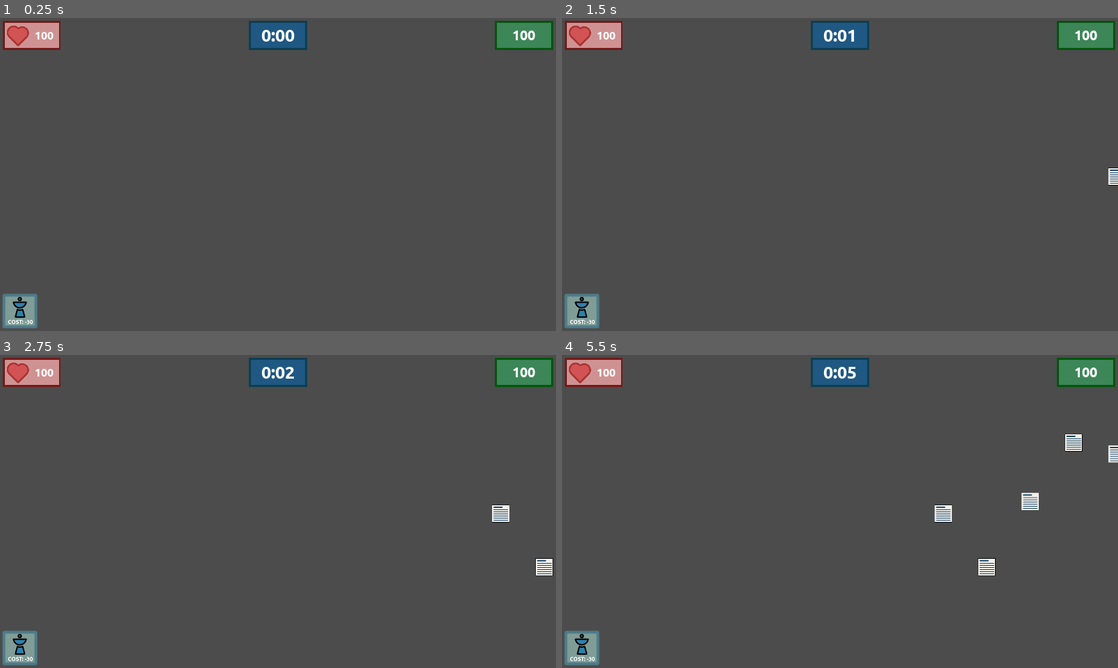
Above: before the commit, frames 1-4 (two rows, left to right).
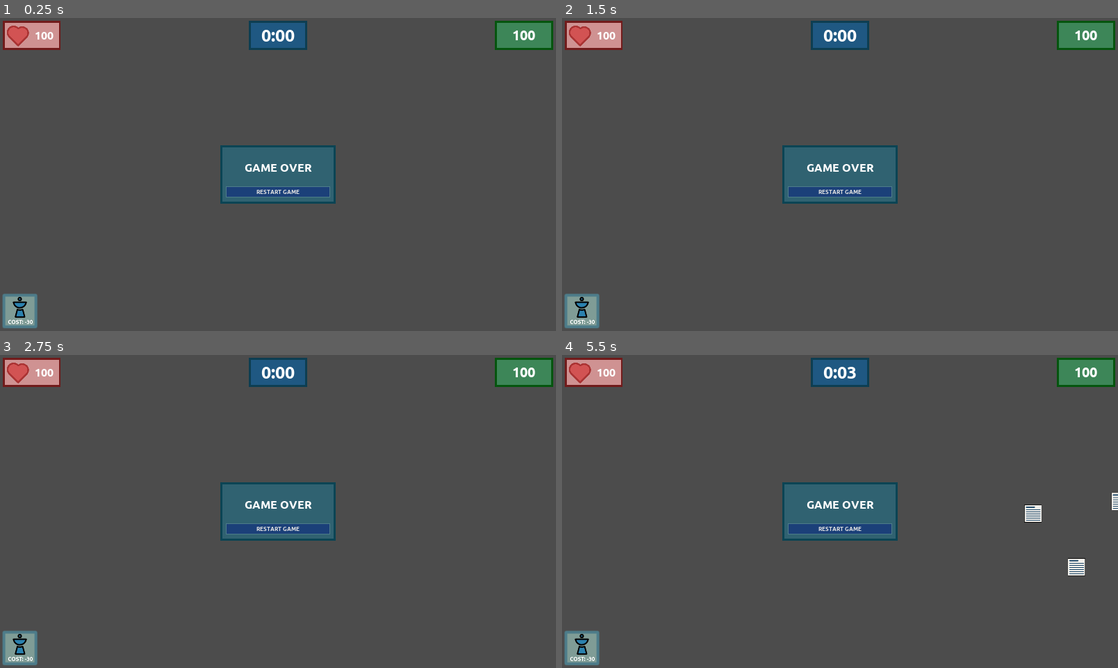
Above: after the commit, the same moments.

Repository: moisesjbc/info-harvest
Game: Godot game, scene res://gameplay/main/main.tscn
Two runs of this game, one before a commit and one after it. Both use one fixed random seed, a clock stepped at 60 frames per second and the inputs below.
Inputs (mouse positions are in pixels of both pictures, inside the frame that each line leads up to):
- Up to frame 1 (0.25 s): no input
- Up to frame 2 (1.5 s): click (840, 193) at 0.5 s, where only the run after the commit has a clickable "RESTART GAME"; click (840, 193) at 1.25 s, where only the run after the commit has a clickable "RESTART GAME"
- Up to frame 3 (2.75 s): click (278, 530) at 2 s, where only the run after the commit has a clickable "RESTART GAME"
- Up to frame 4 (5.5 s): click "COST: -30" at 2.75 s; click "COST: -30" at 3.5 s; click "COST: -30" at 4.25 s; move the mouse to (962, 495) at 5.02 s; click (962, 495) at 5.17 s

The runs differ from the first frame. In frame 1, 3.9% of the frame differs, in the area x 39-61%, y 40-60%; in frame 2, 4.0%; in frame 3, 4.3%; in frame 4, 5.1%, in the area x 39-100%, y 3-71%.

Commit message:
Style game over panel

Diff:
--- a/godot-project/gameplay/main/main.tscn
+++ b/godot-project/gameplay/main/main.tscn
@@ -136,7 +136,6 @@
 valign = 1
 
 [node name="game_over" parent="gui" instance=ExtResource( 6 )]
-visible = false
 margin_bottom = 1080.0
 mouse_filter = 1
 
--- a/godot-project/gameplay/menus/game_over/game_over.tscn
+++ b/godot-project/gameplay/menus/game_over/game_over.tscn
@@ -1,6 +1,13 @@
-[gd_scene load_steps=2 format=2]
+[gd_scene load_steps=6 format=2]
 
 [ext_resource path="res://gameplay/menus/game_over/game_over.gd" type="Script" id=1]
+[ext_resource path="res://fonts/Ubuntu-B.ttf" type="DynamicFontData" id=2]
+[ext_resource path="res://gui/button/button.tscn" type="PackedScene" id=3]
+[ext_resource path="res://gui/panel/panel.tscn" type="PackedScene" id=4]
+
+[sub_resource type="DynamicFont" id=2]
+size = 40
+font_data = ExtResource( 2 )
 
 [node name="game_over" type="Control"]
 anchor_right = 1.0
@@ -12,41 +19,25 @@
 anchor_bottom = 1.0
 mouse_filter = 2
 
-[node name="game_over_panel" type="Panel" parent="game_over"]
-margin_left = 760.0
-margin_top = 390.0
-margin_right = 1160.0
-margin_bottom = 690.0
-rect_min_size = Vector2( 400, 300 )
+[node name="game_over_panel" parent="game_over" instance=ExtResource( 4 )]
 
-[node name="margin_container" type="MarginContainer" parent="game_over/game_over_panel"]
-anchor_right = 1.0
-anchor_bottom = 1.0
-custom_constants/margin_right = 10
-custom_constants/margin_top = 10
-custom_constants/margin_left = 10
-custom_constants/margin_bottom = 10
+[node name="vbox_container" type="VBoxContainer" parent="game_over/game_over_panel"]
+margin_left = 20.0
+margin_top = 20.0
+margin_right = 380.0
+margin_bottom = 180.0
 
-[node name="vbox_container" type="VBoxContainer" parent="game_over/game_over_panel/margin_container"]
-margin_left = 10.0
-margin_top = 10.0
-margin_right = 390.0
-margin_bottom = 290.0
-
-[node name="title" type="Label" parent="game_over/game_over_panel/margin_container/vbox_container"]
-margin_top = 121.0
-margin_right = 380.0
-margin_bottom = 135.0
+[node name="title" type="Label" parent="game_over/game_over_panel/vbox_container"]
+margin_top = 35.0
+margin_right = 360.0
+margin_bottom = 81.0
 size_flags_horizontal = 3
 size_flags_vertical = 6
+custom_fonts/font = SubResource( 2 )
 text = "GAME OVER"
 align = 1
 valign = 1
 
-[node name="restart_game_button" type="Button" parent="game_over/game_over_panel/margin_container/vbox_container"]
-margin_top = 260.0
-margin_right = 380.0
-margin_bottom = 280.0
-text = "RESTART GAME"
+[node name="restart_game_button" parent="game_over/game_over_panel/vbox_container" instance=ExtResource( 3 )]
 
-[connection signal="pressed" from="game_over/game_over_panel/margin_container/vbox_container/restart_game_button" to="." method="_on_restart_game_button_pressed"]
+[connection signal="pressed" from="game_over/game_over_panel/vbox_container/restart_game_button" to="." method="_on_restart_game_button_pressed"]
--- /dev/null
+++ b/godot-project/gui/button/button.tscn
@@ -0,0 +1,51 @@
+[gd_scene load_steps=7 format=2]
+
+[ext_resource path="res://fonts/Ubuntu-B.ttf" type="DynamicFontData" id=1]
+
+[sub_resource type="DynamicFont" id=4]
+size = 20
+font_data = ExtResource( 1 )
+
+[sub_resource type="StyleBoxFlat" id=5]
+bg_color = Color( 0.184314, 0.34902, 0.6, 1 )
+border_width_left = 3
+border_width_top = 3
+border_width_right = 3
+border_width_bottom = 3
+border_color = Color( 0.301961, 0.486275, 0.541176, 1 )
+
+[sub_resource type="StyleBoxFlat" id=6]
+bg_color = Color( 0.0470588, 0.156863, 0.32549, 1 )
+border_width_left = 3
+border_width_top = 3
+border_width_right = 3
+border_width_bottom = 3
+border_color = Color( 0.301961, 0.486275, 0.541176, 1 )
+
+[sub_resource type="StyleBoxFlat" id=7]
+bg_color = Color( 0.184314, 0.34902, 0.6, 1 )
+border_width_left = 3
+border_width_top = 3
+border_width_right = 3
+border_width_bottom = 3
+border_color = Color( 0.301961, 0.486275, 0.541176, 1 )
+
+[sub_resource type="StyleBoxFlat" id=3]
+bg_color = Color( 0.105882, 0.25098, 0.47451, 1 )
+border_width_left = 3
+border_width_top = 3
+border_width_right = 3
+border_width_bottom = 3
+border_color = Color( 0.301961, 0.486275, 0.541176, 1 )
+
+[node name="restart_game_button" type="Button"]
+margin_top = 120.0
+margin_right = 360.0
+margin_bottom = 160.0
+rect_min_size = Vector2( 0, 40 )
+custom_fonts/font = SubResource( 4 )
+custom_styles/hover = SubResource( 5 )
+custom_styles/pressed = SubResource( 6 )
+custom_styles/focus = SubResource( 7 )
+custom_styles/normal = SubResource( 3 )
+text = "RESTART GAME"
--- /dev/null
+++ b/godot-project/gui/panel/panel.tscn
@@ -0,0 +1,25 @@
+[gd_scene load_steps=2 format=2]
+
+[sub_resource type="StyleBoxFlat" id=1]
+bg_color = Color( 0.188235, 0.384314, 0.443137, 1 )
+border_width_left = 7
+border_width_top = 7
+border_width_right = 7
+border_width_bottom = 7
+border_color = Color( 0.0431373, 0.266667, 0.329412, 1 )
+
+[node name="panel" type="Panel"]
+margin_left = 760.0
+margin_top = 440.0
+margin_right = 1160.0
+margin_bottom = 640.0
+rect_min_size = Vector2( 400, 200 )
+custom_styles/panel = SubResource( 1 )
+
+[node name="margin_container" type="MarginContainer" parent="."]
+anchor_right = 1.0
+anchor_bottom = 1.0
+custom_constants/margin_right = 20
+custom_constants/margin_top = 20
+custom_constants/margin_left = 20
+custom_constants/margin_bottom = 20
